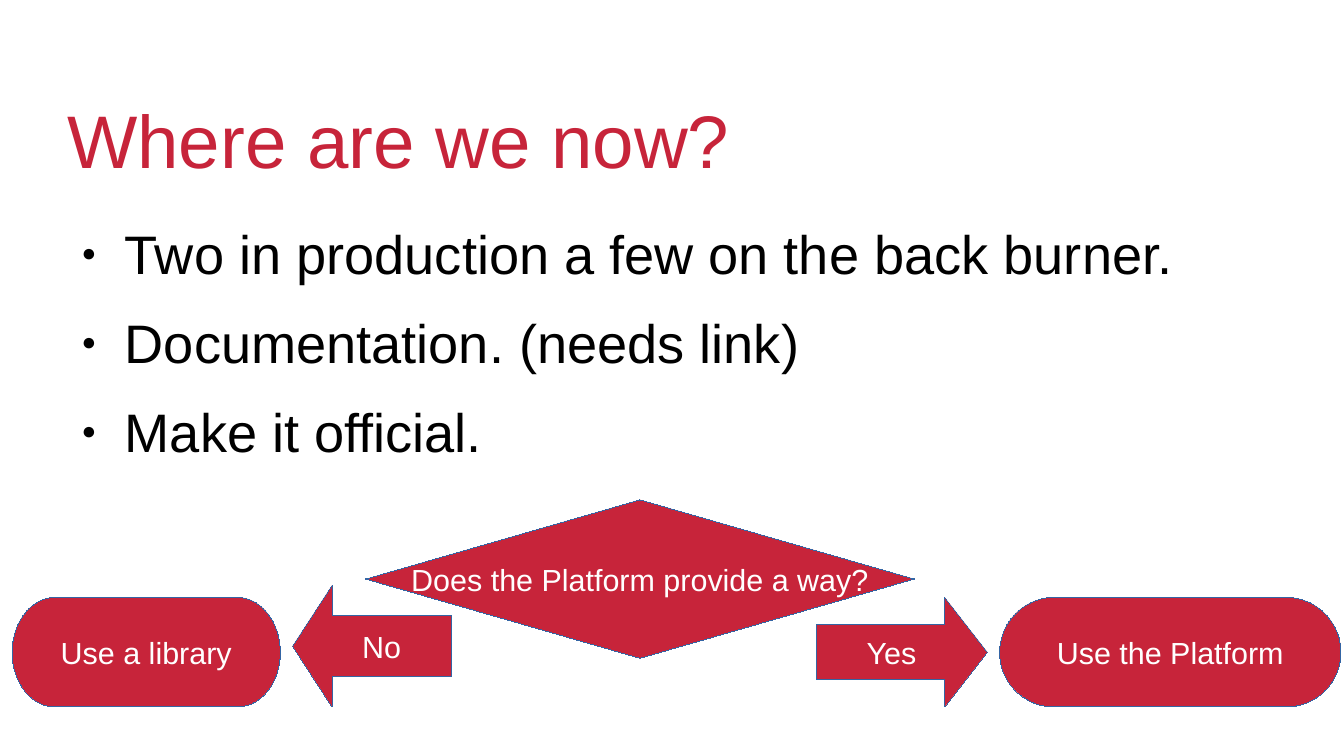
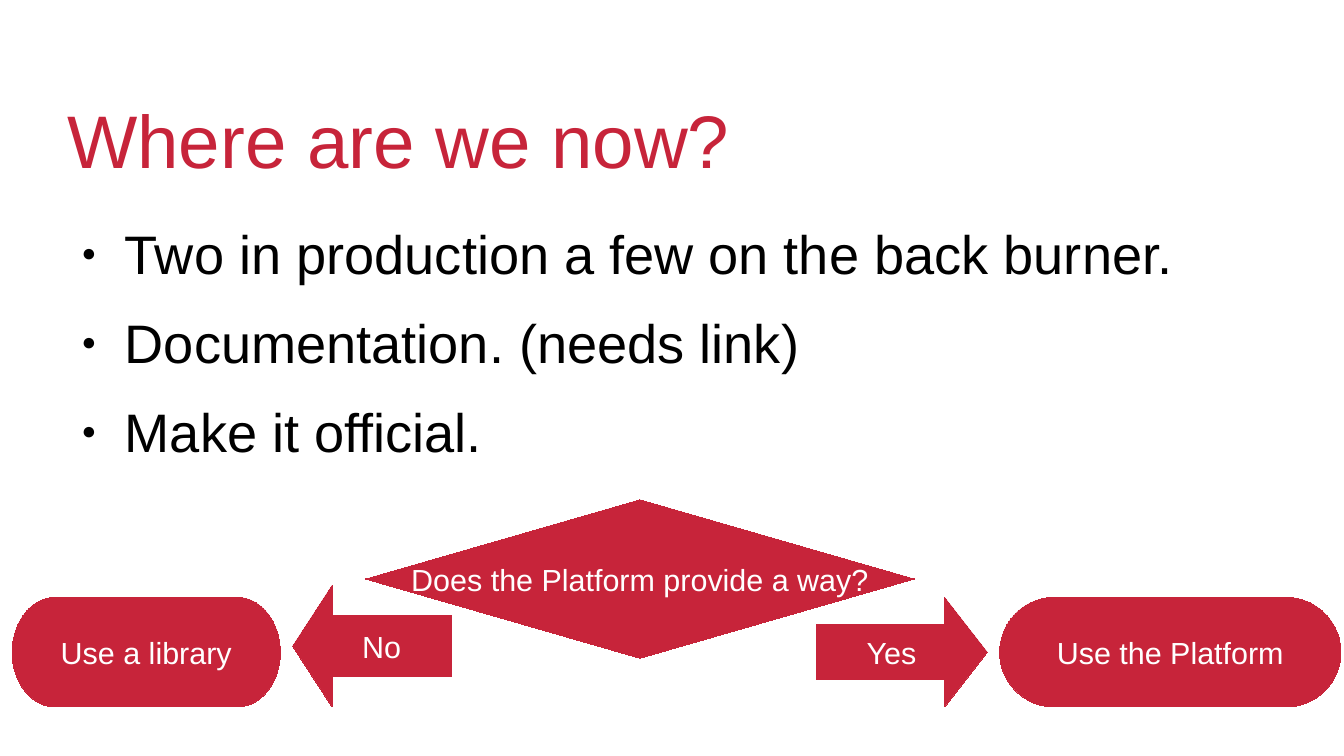
Before and after one commit to QuiWorks/wc-presentation, a slide deck: slide 10 of wc-pp-presentation.odp (slide 9 before the commit). Drawn at 1344x756 pixels with LibreOffice and Linux fonts; fonts in the diff are those of the drawing; background and template pictures are left out. Boxes give left, top, right and bottom in pixels: in the first picture for what was removed or moved away, otherwise in the second. Text is boxed around its words. In the diff, an @@ line names an element or a change of style, - is before the commit and + after.

```diff
--- a/wc-pp-presentation.odp
+++ b/wc-pp-presentation.odp
@@ outline #3465A4 0 pt to #C7243A 0 pt in 5 elements at [366, 500, 915, 659], [293, 585, 451, 707], [817, 598, 988, 707], [12, 598, 281, 707], [1000, 598, 1342, 707] @@
```
Also in this commit, not shown: 1 slide added.
